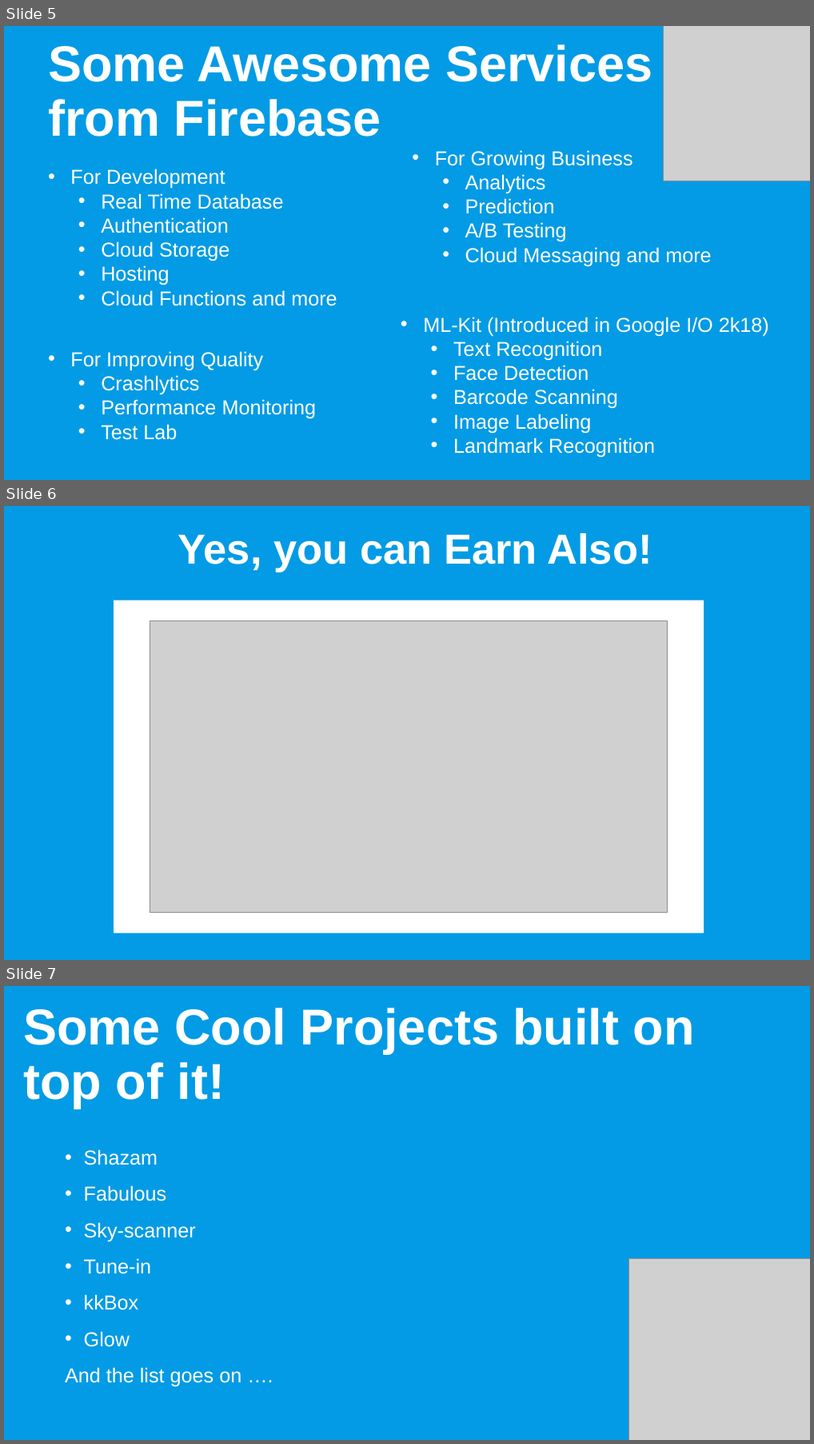
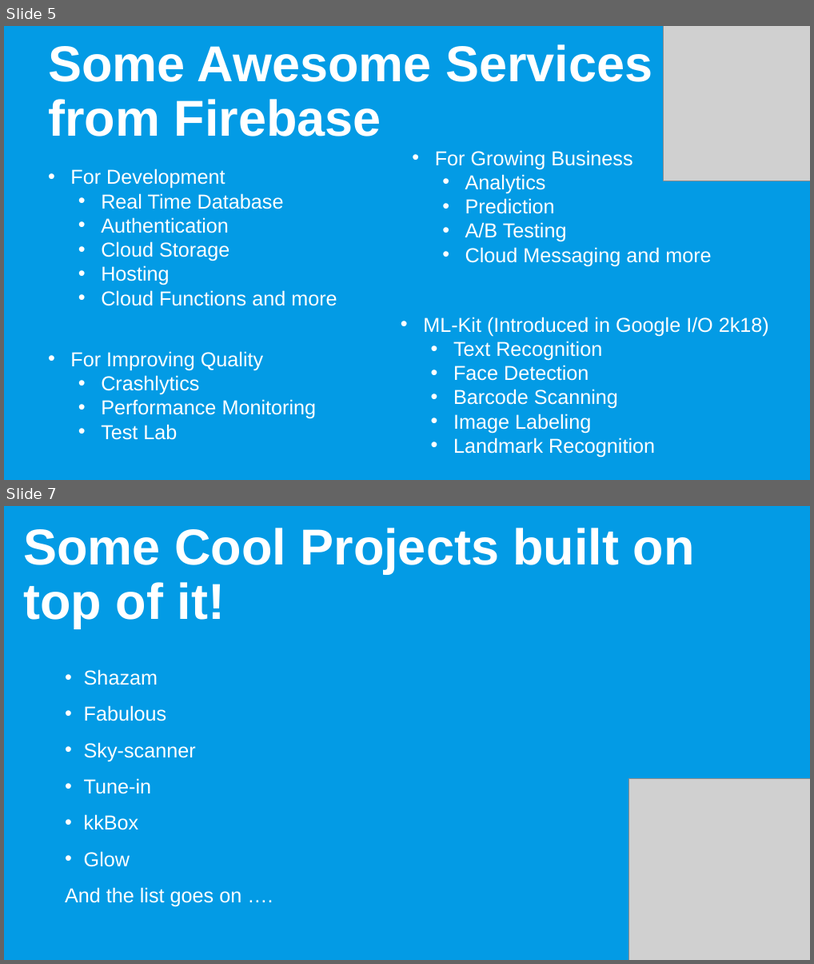
Before and after one commit to Vasu7052/GDG-Firebase-Talk, a slide deck: FirebaseTalk.pptx. Shown one above the other, each under a label of ours: slides 5, 6 and 7 before the commit, slides 5 and 7 after it; the slides between them are not shown. The pictures are 814x1444 and 814x964 pixels, drawn with LibreOffice and Linux fonts; fonts in the diff are those of the drawing; grey boxes stand for pictures. Boxes give left, top, right and bottom in pixels: in the first picture for what was removed or moved away, otherwise in the second. Text is boxed around its words. In the diff, an @@ line names an element or a change of style, - is before the commit and + after.

```diff
--- a/FirebaseTalk.pptx
+++ b/FirebaseTalk.pptx
@@ slide 6 removed at (4,506,810,960), background #039BE5 @@
@@ subtitle removed at (178,533,652,572) @@
-Yes, you can Earn Also!
@@ rectangle removed at (114,600,704,932) @@
@@ picture removed at (150,621,668,912) @@
```
Also in this commit, not shown: 4 slides changed, 1 slide added, 2 other files.
